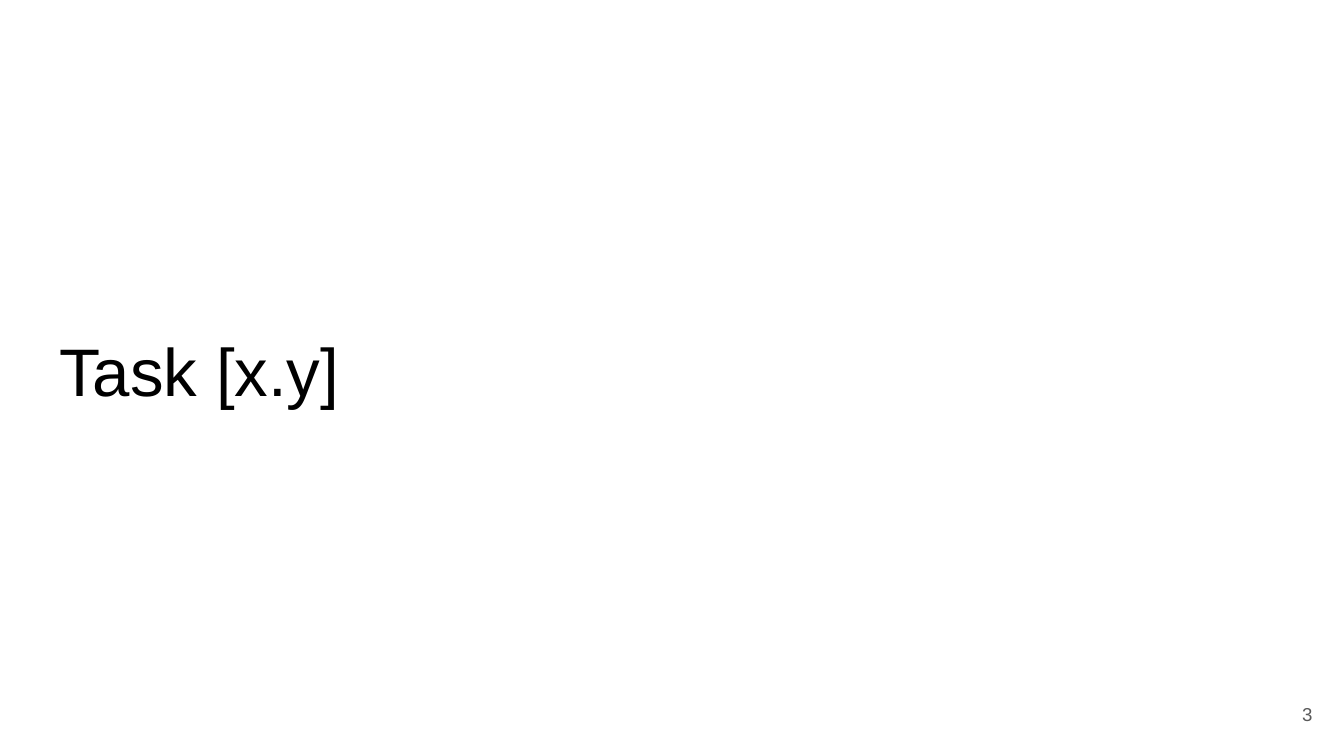
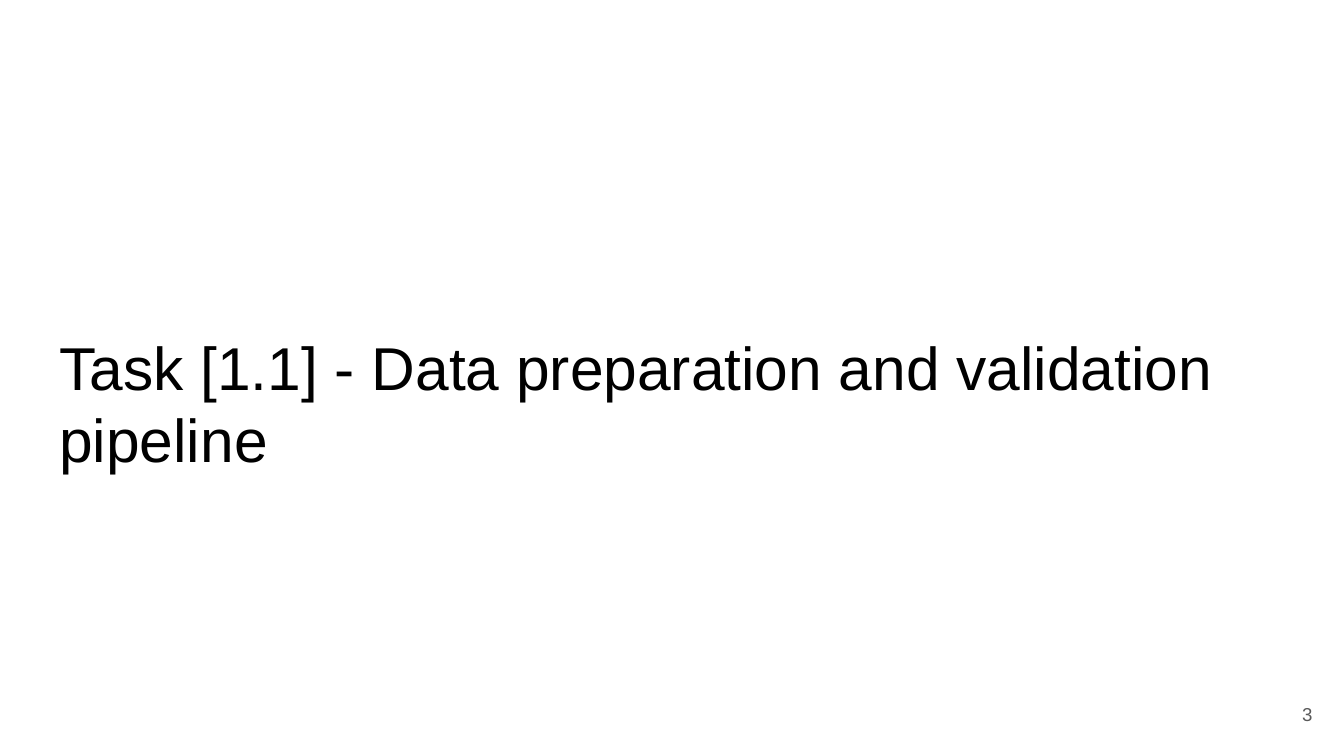
Before and after one commit to zepedrocosta/AA-Projeto2, a slide deck: slide 3 of Slides.pptx. Drawn at 1344x756 pixels with LibreOffice and Linux fonts; fonts in the diff are those of the drawing. Boxes give left, top, right and bottom in pixels: in the first picture for what was removed or moved away, otherwise in the second. Text is boxed around its words. In the diff, an @@ line names an element or a change of style, - is before the commit and + after.

Commit message:
Add detailed documentation til 2.2
Expanded notebook sections with step-by-step documentation for data preparation, baseline modeling, advanced regression methods, and evaluation. Added detailed bullet points describing missing value analysis, cleaning, feature exploration, validation strategies, model training, hyperparameter selection, performance metrics, and visualization. Improves clarity and reproducibility of the workflow.

```diff
--- a/Slides.pptx
+++ b/Slides.pptx
@@ title at box(59, 346, 1211, 473): text changed; size 36 to 32.4 pt @@
-Task [x.y]
+Task [1.1] - Data preparation and validation pipeline
```
Also in this commit, not shown: 3 other slides changed, 13 slides added, 1 other file.
